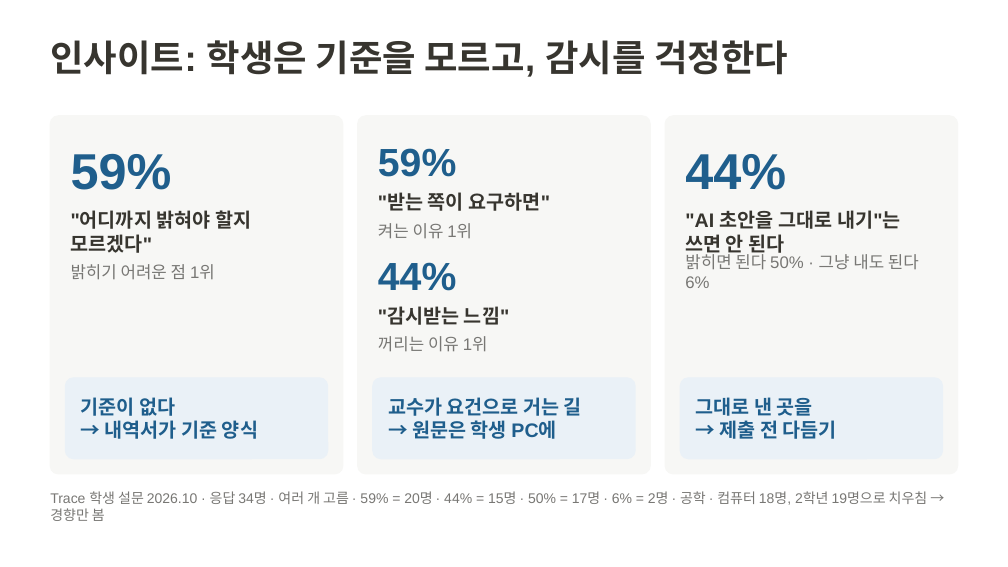
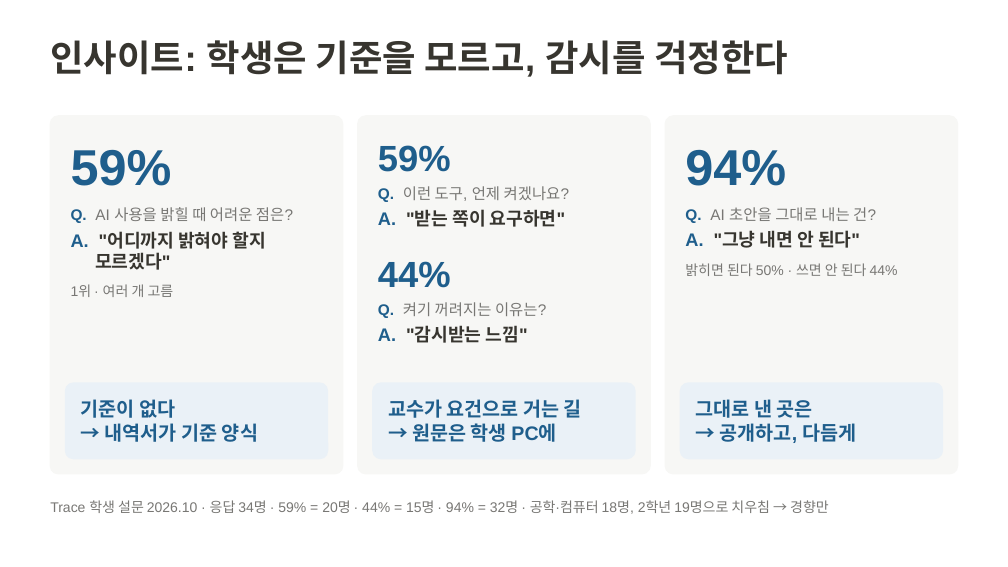
Before and after one commit to 20233014-KYH/trace, a slide deck: slide 3 of deck/중간발표_김용현.pptx. Drawn at 1008x567 pixels with LibreOffice and Linux fonts; fonts in the diff are those of the drawing. Boxes give left, top, right and bottom in pixels: in the first picture for what was removed or moved away, otherwise in the second. Text is boxed around its words. In the diff, an @@ line names an element or a change of style, - is before the commit and + after.

```diff
--- a/deck/중간발표_김용현.pptx
+++ b/deck/중간발표_김용현.pptx
@@ text "59%": place and size @@
-text "59%" at box(71, 154, 172, 190)
+text "59%" at box(71, 150, 172, 186)
@@ text "59%" at box(378, 145, 451, 172): size 28 to 26 pt @@
@@ text removed at box(685, 154, 786, 190) @@
-44%
@@ text added at box(685, 150, 786, 186), 36 pt, text #1F5E8C, bold @@
+94%
@@ text at box(71, 207, 293, 223): text changed; size 12 to 11 pt @@
-밝히기 어려운 점 1위
+Q. AI 사용을 밝힐 때 어려운 점은?
@@ text at box(378, 209, 565, 227): text changed; size 14 to 13 pt @@
-"받는 쪽이 요구하면"
+A. "받는 쪽이 요구하면"
@@ text added at box(378, 186, 569, 202), 11 pt, text #787774 @@
+Q. 이런 도구, 언제 켜겠나요?
@@ text at box(685, 207, 876, 223): text changed; size 14 to 11 pt; text colour #37352F to #787774; bold off @@
-"AI 초안을 그대로 내기"는
-쓰면 안 된다
+Q. AI 초안을 그대로 내는 건?
@@ text at box(71, 231, 266, 249): text changed; size 14 to 13 pt @@
-"어디까지 밝혀야 할지
+A. "어디까지 밝혀야 할지
@@ text "A. "어디까지 밝혀야 할지": place and size @@
-text "A. "어디까지 밝혀야 할지" at box(71, 210, 251, 253)
+text "A. "어디까지 밝혀야 할지" at box(71, 231, 266, 270)
@@ text removed at box(378, 223, 472, 238) @@
-켜는 이유 1위
@@ text added at box(685, 230, 860, 248), 13 pt, text #37352F, bold @@
+A. "그냥 내면 안 된다"
@@ text at box(95, 252, 170, 270): size 14 to 13 pt in "모르겠다"" @@
@@ text "44%" at box(378, 261, 451, 288): size 28 to 26 pt @@
@@ text at box(685, 263, 898, 276): text changed; size 12 to 10 pt @@
-밝히면 된다 50% · 그냥 내도 된다 6%
+밝히면 된다 50% · 쓰면 안 된다 44%
@@ text added at box(71, 284, 174, 297), 10 pt, text #787774 @@
+1위 · 여러 개 고름
@@ vertical alignment middle to top in 3 elements at box(71, 231, 266, 270), box(378, 209, 565, 227), box(378, 325, 528, 343) @@
@@ text at box(378, 325, 528, 343): text changed; size 14 to 13 pt @@
-"감시받는 느낌"
+A. "감시받는 느낌"
@@ text at box(378, 302, 546, 318): text changed; size 12 to 11 pt @@
-꺼리는 이유 1위
+Q. 켜기 꺼려지는 이유는?
@@ rounded rectangle: place and size @@
-rounded rectangle at box(66, 378, 328, 459)
+rounded rectangle at box(66, 383, 328, 459)
@@ rounded rectangle: place and size @@
-rounded rectangle at box(373, 378, 635, 459)
+rounded rectangle at box(373, 383, 635, 459)
@@ proportions changed in 3 elements at box(66, 383, 328, 459), box(373, 383, 635, 459), box(680, 383, 942, 459) @@
@@ rounded rectangle: place and size @@
-rounded rectangle at box(680, 378, 942, 459)
+rounded rectangle at box(680, 383, 942, 459)
@@ text at box(695, 399, 857, 443): text changed @@
-그대로 낸 곳을
-→ 제출 전 다듬기
+그대로 낸 곳은
+→ 공개하고, 다듬게
@@ text at box(50, 500, 829, 514): text changed @@
-Trace 학생 설문 2026.10 · 응답 34명 · 여러 개 고름 · 59% = 20명 · 44% = 15명 · 50% = 17명 · 6% = 2명 · 공학 · 컴퓨터 18명, 2학년 19명으로 치우침 → 경향만 봄
+Trace 학생 설문 2026.10 · 응답 34명 · 59% = 20명 · 44% = 15명 · 94% = 32명 · 공학·컴퓨터 18명, 2학년 19명으로 치우침 → 경향만
```
Also in this commit, not shown: 1 other file.
